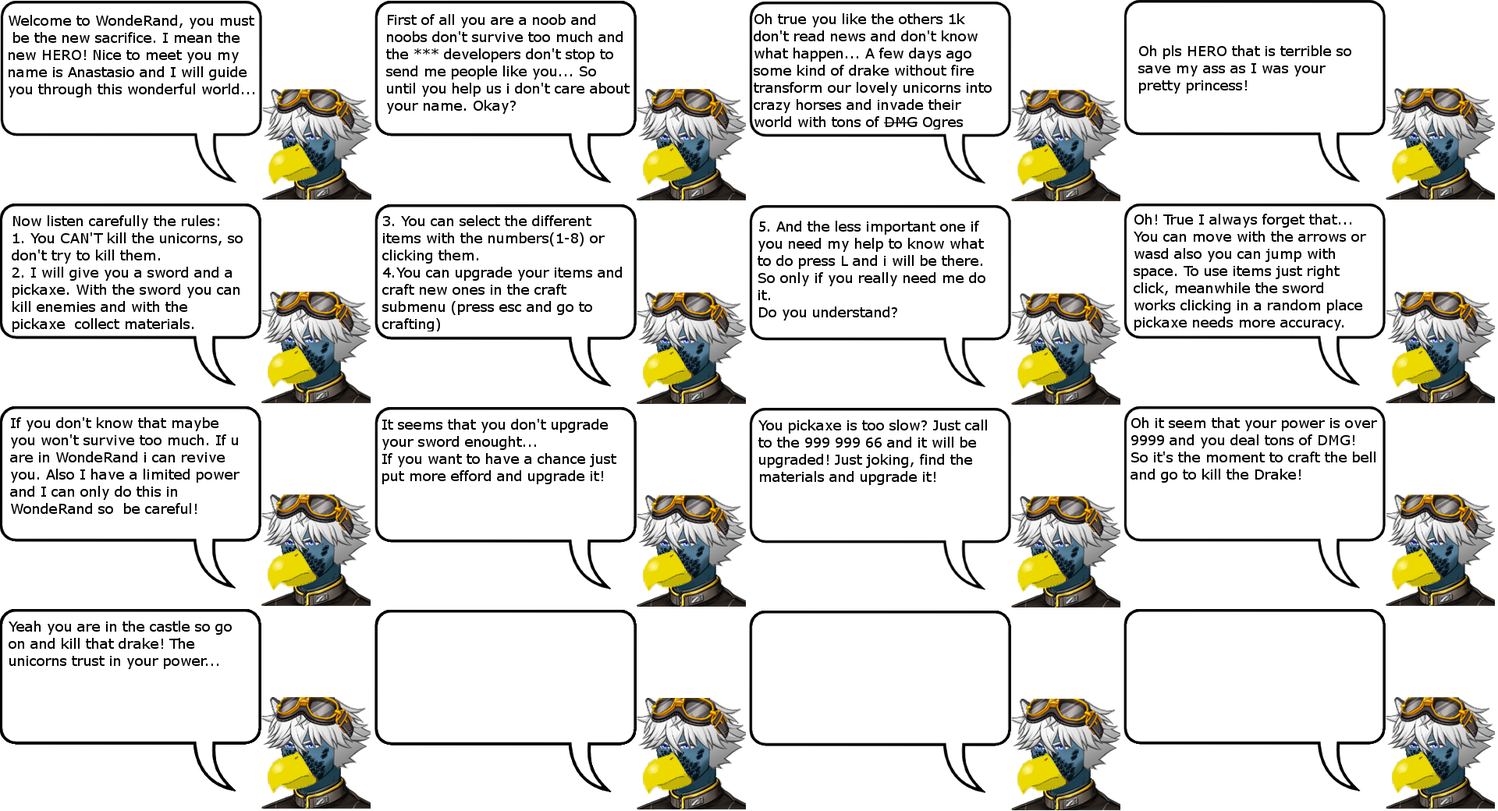
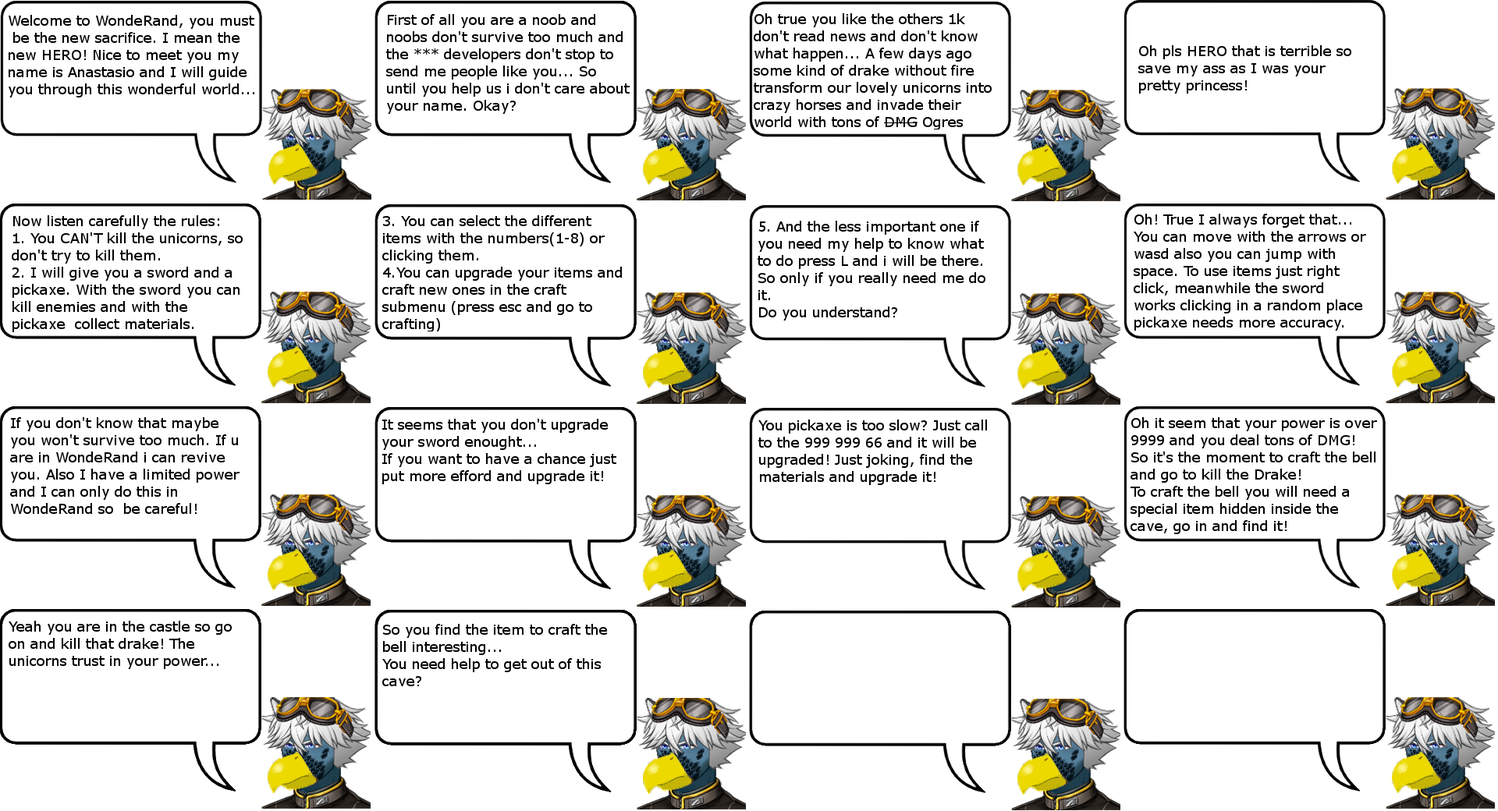
Layers edited between the first and the second (1498, 811) image:
added layer "So you find the item to craft ..." above "Yeah you are in the castle so ..." over [382, 624, 608, 687]
painted on "Oh it seem that your power is ..." over [1130, 486, 1349, 535]
